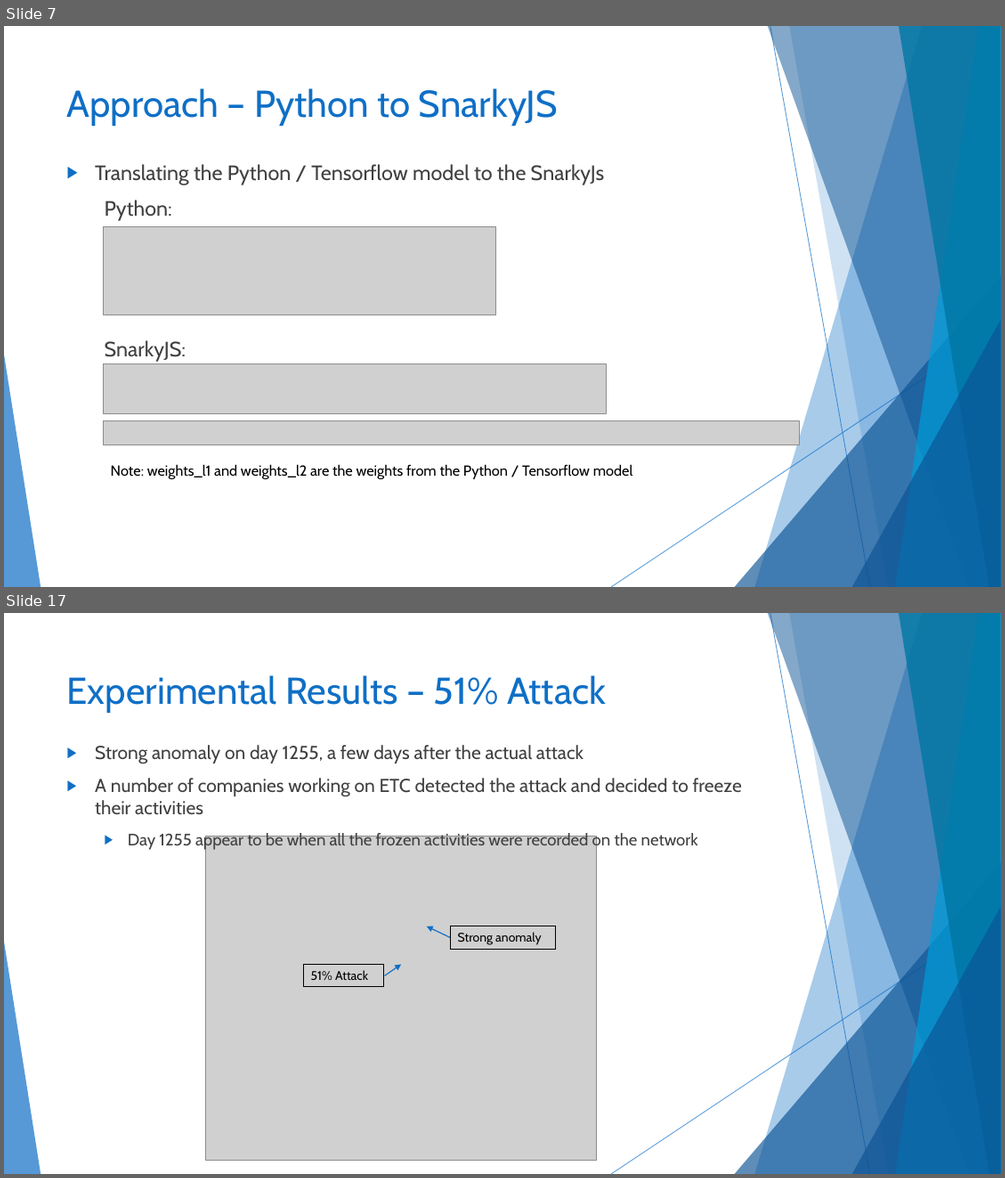
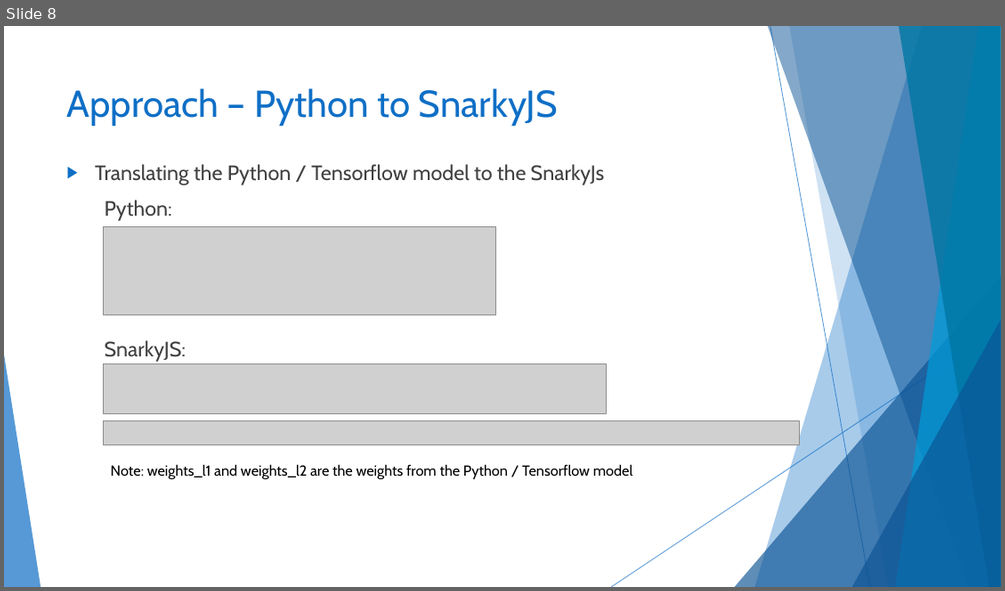
Before and after one commit to gordonfreemanfree/SnarkyNet-MNIST-Digits, a slide deck: Makalfo_Deep_Neural_Network.pptx. Shown one above the other, each under a label of ours: slides 7 and 17 before the commit, slide 8 after it; the slides between them are not shown. The pictures are 1005x1178 and 1005x591 pixels, drawn with LibreOffice and Linux fonts; fonts in the diff are those of the drawing; grey boxes stand for pictures. Boxes give left, top, right and bottom in pixels: in the first picture for what was removed or moved away, otherwise in the second. Text is boxed around its words. In the diff, an @@ line names an element or a change of style, - is before the commit and + after.

```diff
--- a/Makalfo_Deep_Neural_Network.pptx
+++ b/Makalfo_Deep_Neural_Network.pptx
@@ slide 17 removed at [4, 613, 1001, 1174], background #FFFFFF; not listed: 10 template elements that a slide beside it also shows @@
@@ title removed at [67, 675, 606, 713] @@
-Experimental Results – 51% Attack
@@ text removed at [95, 745, 742, 851] @@
-▶ Strong anomaly on day 1255, a few days after the actual attack
-▶ A number of companies working on ETC detected the attack and decided to freeze their activities
-  ▶ Day 1255 appear to be when all the frozen activities were recorded on the network
@@ picture removed at [206, 836, 597, 1160] @@
@@ arrow removed from (451, 938) to (427, 926) @@
@@ rectangle removed at [451, 926, 556, 949] @@
-Strong anomaly
@@ rectangle removed at [303, 965, 384, 987] @@
-51% Attack
@@ arrow removed from (385, 976) to (401, 965) @@
@@ what was slide 7 is now slide 8 @@
```
Also in this commit, not shown: 1 slide changed, 9 slides added, 14 other slides removed.
